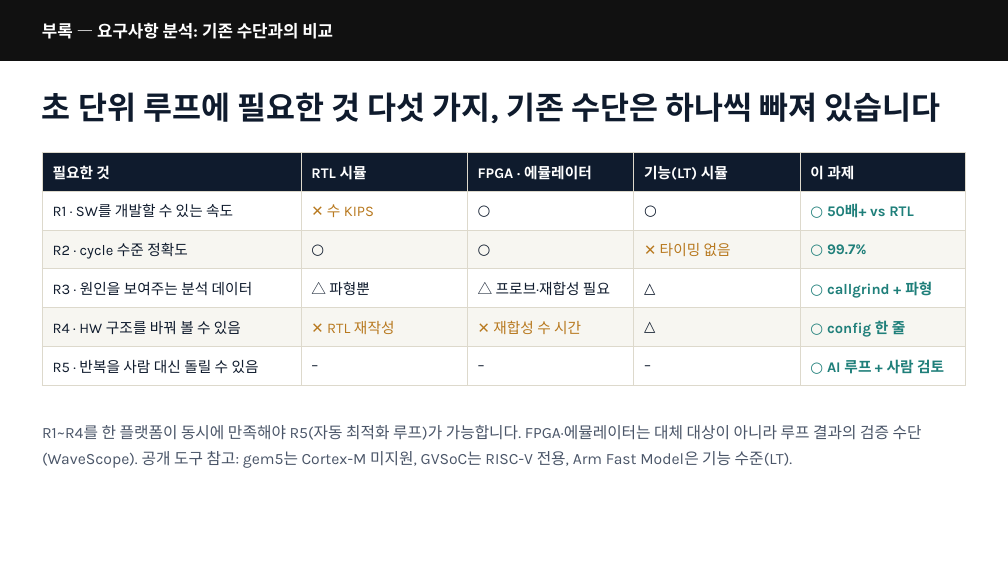
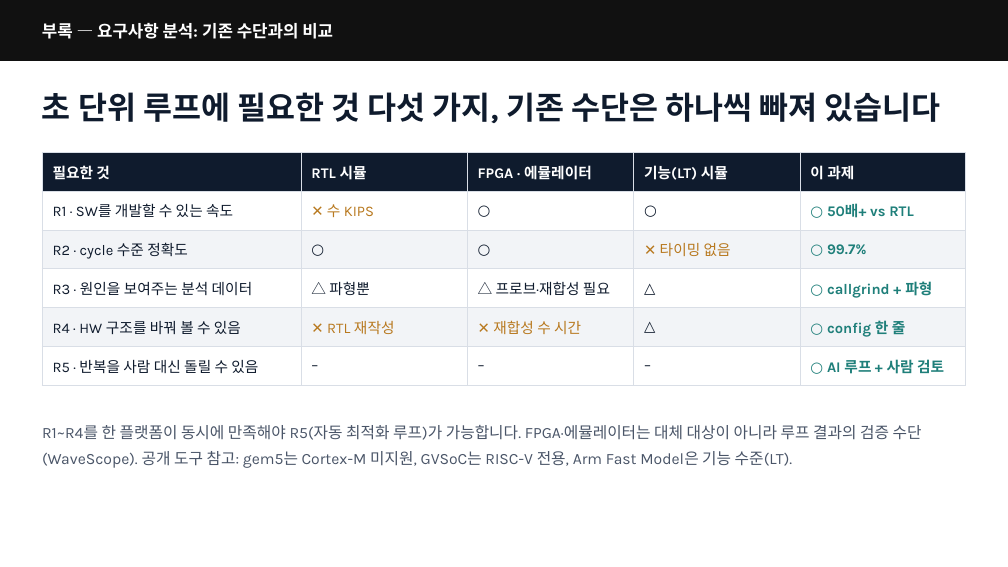
Before and after one commit to tdjung/co_opt_example, a slide deck: slide 12 of docs/presentation/deck_current_fonts.pptx. Drawn at 1008x567 pixels with LibreOffice and Linux fonts; fonts in the diff are those of the drawing. Boxes give left, top, right and bottom in pixels: in the first picture for what was removed or moved away, otherwise in the second. Text is boxed around its words. In the diff, an @@ line names an element or a change of style, - is before the commit and + after.

```diff
--- a/docs/presentation/deck_current_fonts.pptx
+++ b/docs/presentation/deck_current_fonts.pptx
@@ table at <box>42,152,966,378</box> @@
@@ fill #F7F6F1 to #F2F4F7 in 10 cells @@
@@ borders changed @@
```
Also in this commit, not shown: 10 other slides changed, 15 other files.
